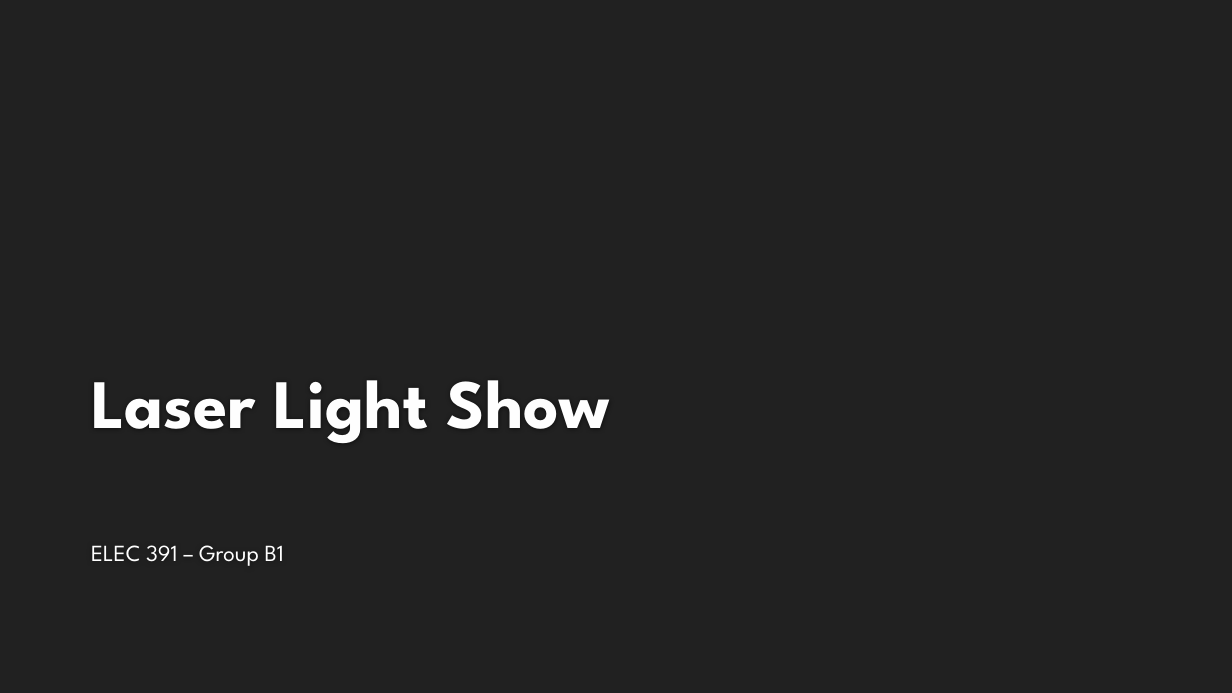
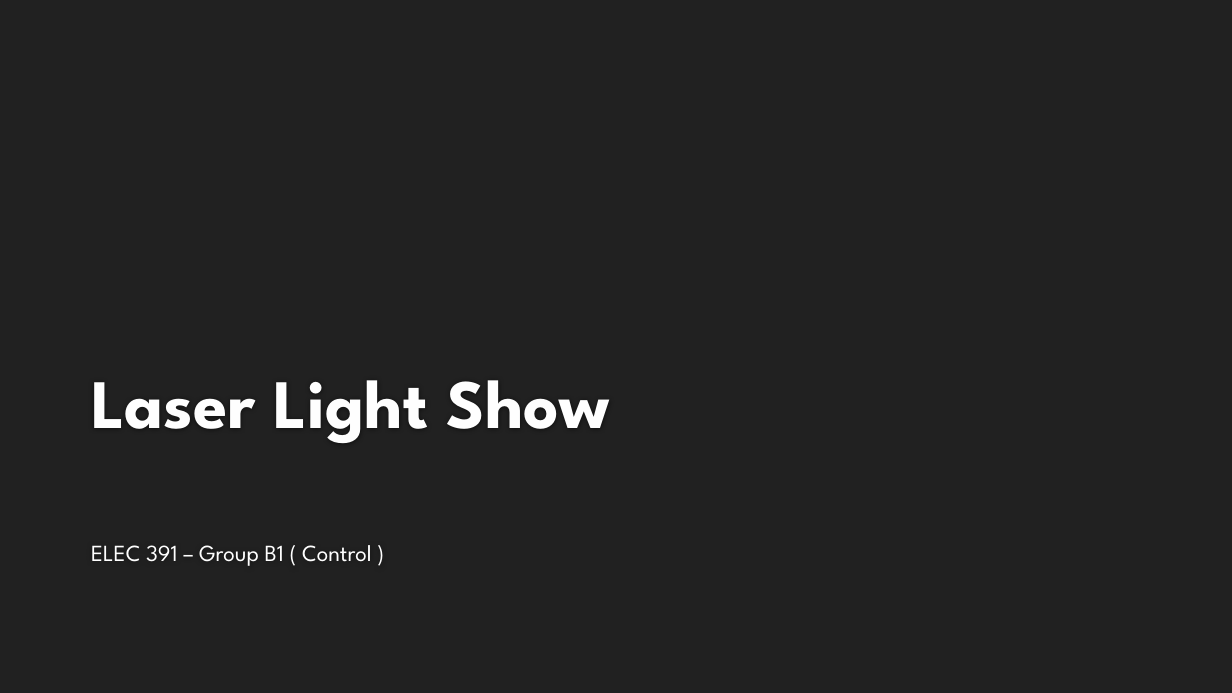
Before and after one commit to lcall3/Controller, a slide deck: slide 1 of doc/report/demo2.pptx. Drawn at 1232x693 pixels with LibreOffice and Linux fonts; fonts in the diff are those of the drawing; background and template pictures are left out. Boxes give left, top, right and bottom in pixels: in the first picture for what was removed or moved away, otherwise in the second. Text is boxed around its words. In the diff, an @@ line names an element or a change of style, - is before the commit and + after.

```diff
--- a/doc/report/demo2.pptx
+++ b/doc/report/demo2.pptx
@@ subtitle at box(91, 545, 371, 566): text changed @@
-ELEC 391 – Group B1
+ELEC 391 – Group B1 ( Control )
```
Also in this commit, not shown: 4 other slides changed, 7 slides added, 2 slides removed, 1 other file.
